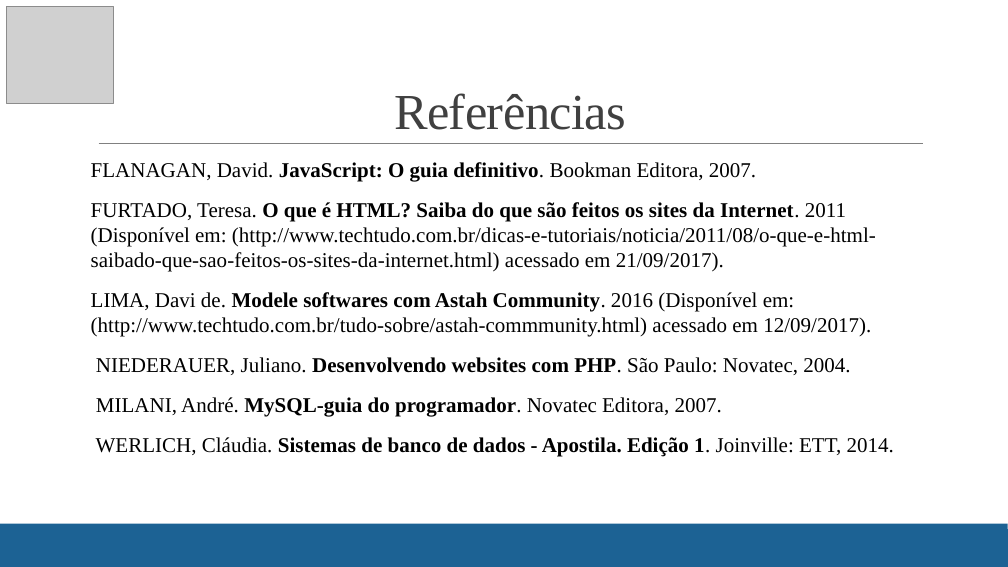
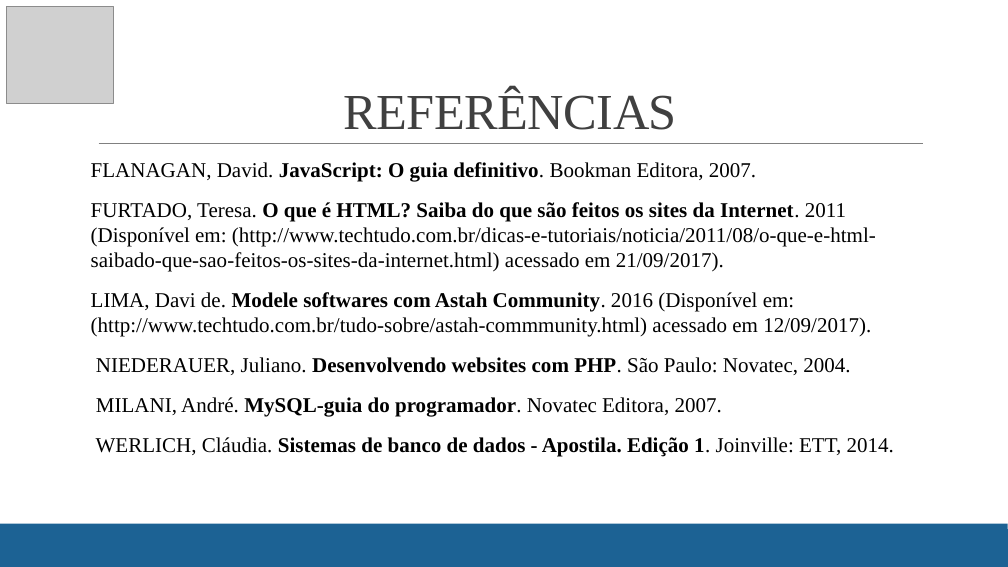
Before and after one commit to arezit/monkeysreceitas, a slide deck: slide 11 of TEXcerto.pptx (slide 15 before the commit). Drawn at 1008x567 pixels with LibreOffice and Linux fonts; fonts in the diff are those of the drawing; grey boxes stand for pictures. Boxes give left, top, right and bottom in pixels: in the first picture for what was removed or moved away, otherwise in the second. Text is boxed around its words. In the diff, an @@ line names an element or a change of style, - is before the commit and + after.

```diff
--- a/TEXcerto.pptx
+++ b/TEXcerto.pptx
@@ title at bbox=[344, 90, 677, 130]: text changed @@
-Referências
+REFERÊNCIAS
```
Also in this commit, not shown: 12 other slides changed, 3 slides added.
